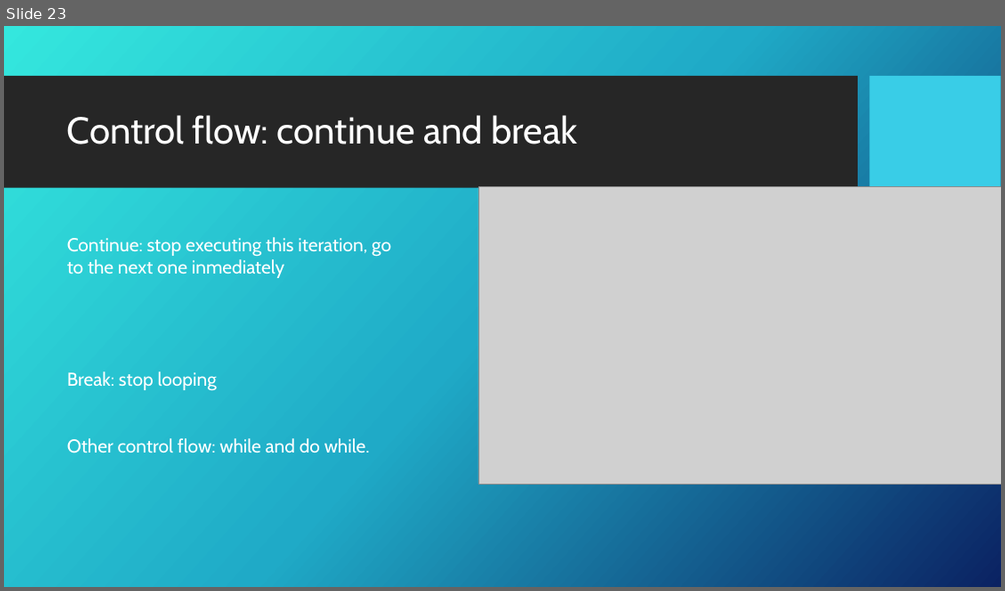
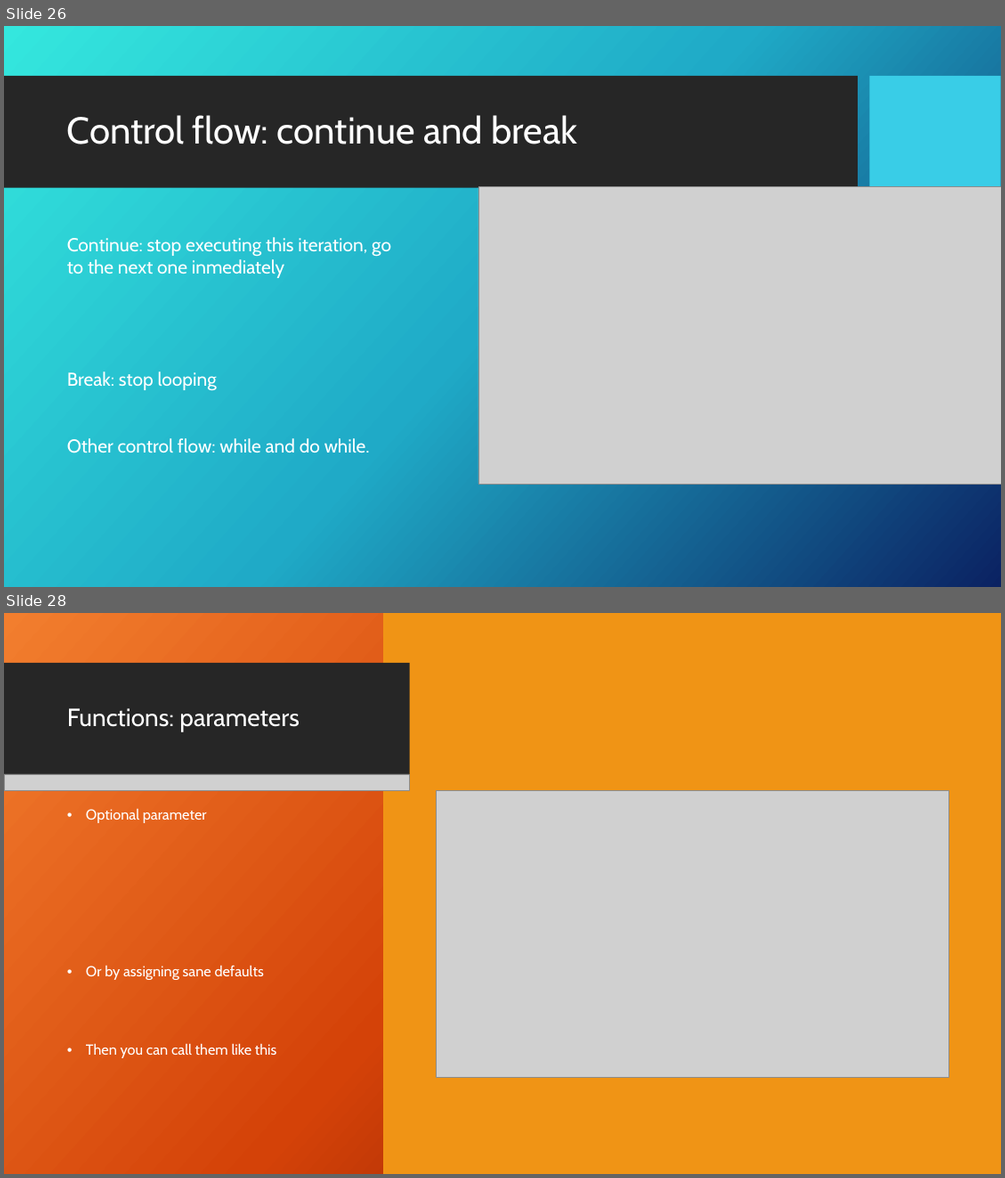
Before and after one commit to GDSC-ADEK/dart-flutter-course, a slide deck: week2/week2_slideshow.pptx. Shown one above the other, each under a label of ours: slide 23 before the commit, slides 26 and 28 after it; the slides between them are not shown. The pictures are 1005x591 and 1005x1178 pixels, drawn with LibreOffice and Linux fonts; fonts in the diff are those of the drawing; grey boxes stand for pictures; background and template pictures are left out. Boxes give left, top, right and bottom in pixels: in the first picture for what was removed or moved away, otherwise in the second. Text is boxed around its words. In the diff, an @@ line names an element or a change of style, - is before the commit and + after.

```diff
--- a/week2/week2_slideshow.pptx
+++ b/week2/week2_slideshow.pptx
@@ slide 28 added at bbox=[4, 613, 1001, 1174], background picture (left out) @@
@@ rectangle added at bbox=[4, 613, 1001, 1174], fill gradient #F18031 to #D54209 to #6A0D00 @@
@@ rectangle added at bbox=[383, 613, 1001, 1174], fill #F09415 @@
@@ rectangle added at bbox=[4, 663, 858, 775], fill #262626 @@
@@ rectangle added at bbox=[4, 663, 409, 775], fill #262626 @@
@@ rectangle added at bbox=[870, 663, 1001, 775], fill #F09415 @@
@@ title added at bbox=[67, 708, 299, 732], 24 pt, text #FFFFFF @@
+Functions: parameters
@@ picture added at bbox=[4, 774, 858, 800] @@
@@ picture added at bbox=[4, 774, 409, 790] @@
@@ picture added at bbox=[437, 790, 949, 1078] @@
@@ picture added at bbox=[870, 774, 1001, 787] @@
@@ text added at bbox=[86, 808, 277, 1058], 14 pt, text #FFFFFF @@
+• Optional parameter
+• Or by assigning sane defaults
+• Then you can call them like this
@@ what was slide 23 is now slide 26 @@
```
Also in this commit, not shown: 15 slides changed, 7 other slides added, 8 other files.
